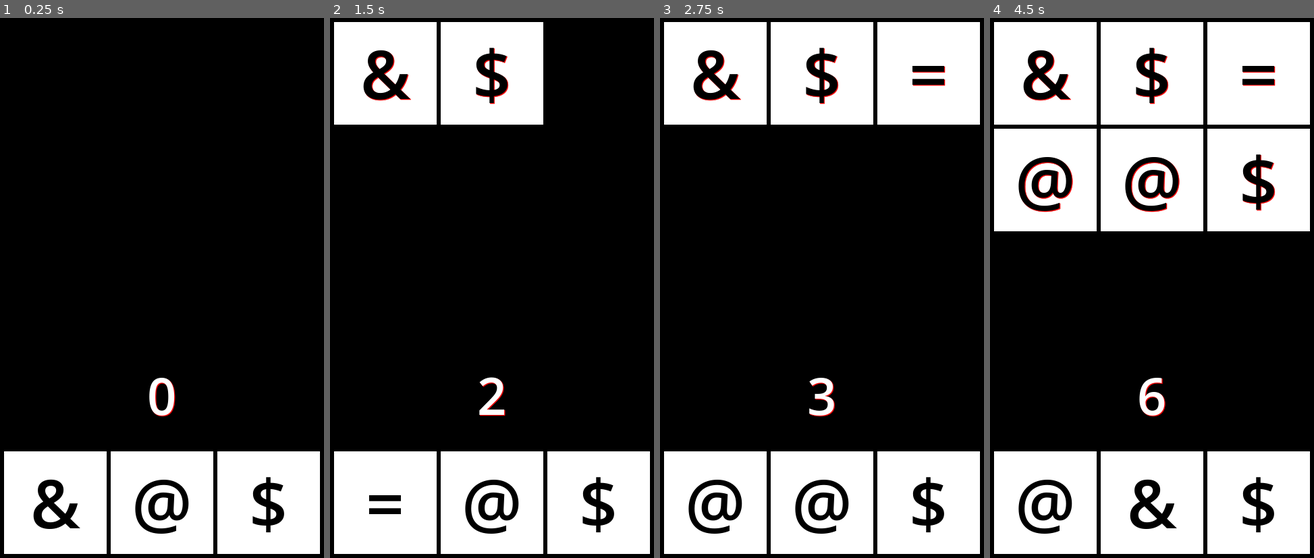
Above: before the commit, frames 1-4 (left to right).
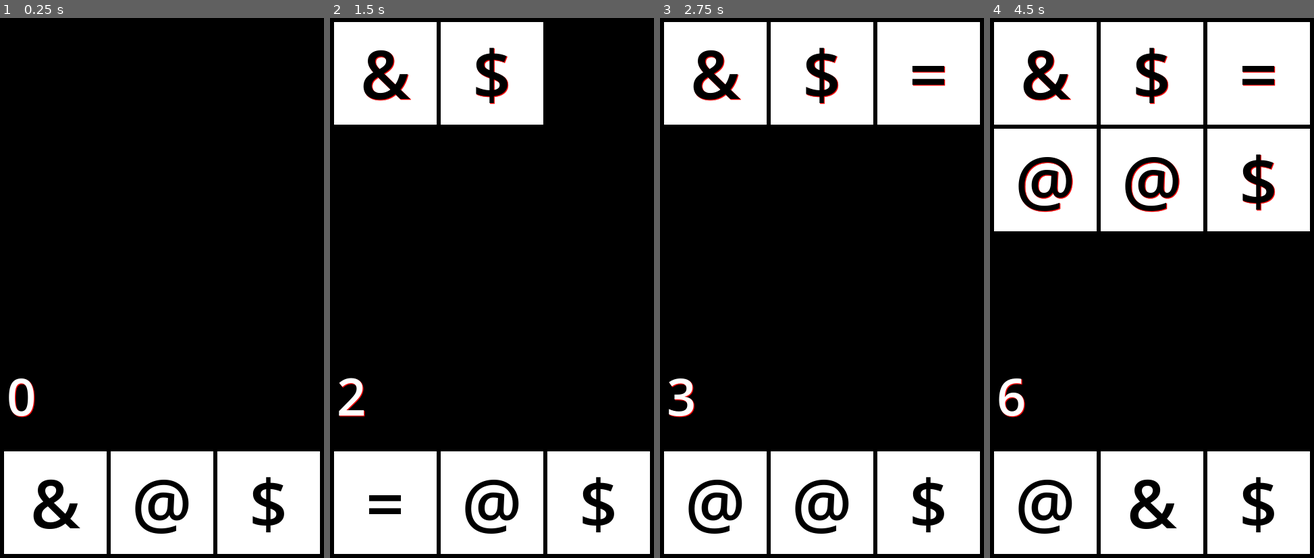
Above: after the commit, the same moments.

Repository: xsat/godot-tails
Game: Godot game, scene res://Scenes/main.tscn
Same seed, same stepped clock (60 frames per second), same inputs: the game is played once before the commit and once after it.
Inputs:
- Up to frame 1 (0.25 s): no input
- Up to frame 2 (1.5 s): click "&" at 0.5 s; click "$" at 1.25 s
- Up to frame 3 (2.75 s): click "=" at 2 s
- Up to frame 4 (4.5 s): click "@" at 2.75 s; click "@" at 3.5 s; click "$" at 4.25 s

The runs differ from the first frame. In frame 1, 0.7% of the frame differs, in the area x 2-55%, y 66-74%; in frame 2, 0.6%; in frame 3, 0.6%; in frame 4, 0.7%.

Commit message:
Implement max game score

Diff:
--- a/Scenes/main.gd
+++ b/Scenes/main.gd
@@ -3,6 +3,7 @@
 class_name Main
 
 @onready var score: Label = $Score as Label
+@onready var max_score: Label = $MaxScore as Label
 
 var tail_symbols: Array[String] = ["@", "#", "$", "%", "&", "="]
 
@@ -12,6 +13,7 @@
 
 var next_tail_position: int = 0
 var game_score: int = 0
+var max_game_score: int = 0
 
 func _ready() -> void:
 	tail_variants = [
@@ -107,6 +109,12 @@
 	game_score += added_value
 	score.text = "%s" % game_score
 
+	if game_score > max_game_score:
+		max_game_score = game_score
+		max_score.text = "%s" % game_score
+	elif game_score < max_game_score:
+		max_score.visible = true
+
 func _remove_victory_tails(first_tail: Tail, second_tail: Tail, third_tail: Tail) -> void:
 	first_tail.visible = false
 	second_tail.visible = false
--- a/Scenes/main.tscn
+++ b/Scenes/main.tscn
@@ -60,15 +60,27 @@
 visible = false
 layout_mode = 2
 
+[node name="MaxScore" type="Label" parent="."]
+visible = false
+offset_left = 232.0
+offset_top = 500.0
+offset_right = 467.0
+offset_bottom = 620.0
+theme_override_colors/font_color = Color(1, 1, 1, 0.5)
+theme_override_font_sizes/font_size = 76
+text = "0"
+horizontal_alignment = 2
+vertical_alignment = 1
+
 [node name="Score" type="Label" parent="."]
-offset_top = 499.0
-offset_right = 480.0
-offset_bottom = 619.0
+offset_left = 10.0
+offset_top = 500.0
+offset_right = 245.0
+offset_bottom = 620.0
 theme_override_colors/font_color = Color(1, 1, 1, 1)
 theme_override_colors/font_shadow_color = Color(1, 0, 0.00784314, 1)
 theme_override_font_sizes/font_size = 76
 text = "0"
-horizontal_alignment = 1
 vertical_alignment = 1
 
 [node name="Variants" type="HBoxContainer" parent="."]
